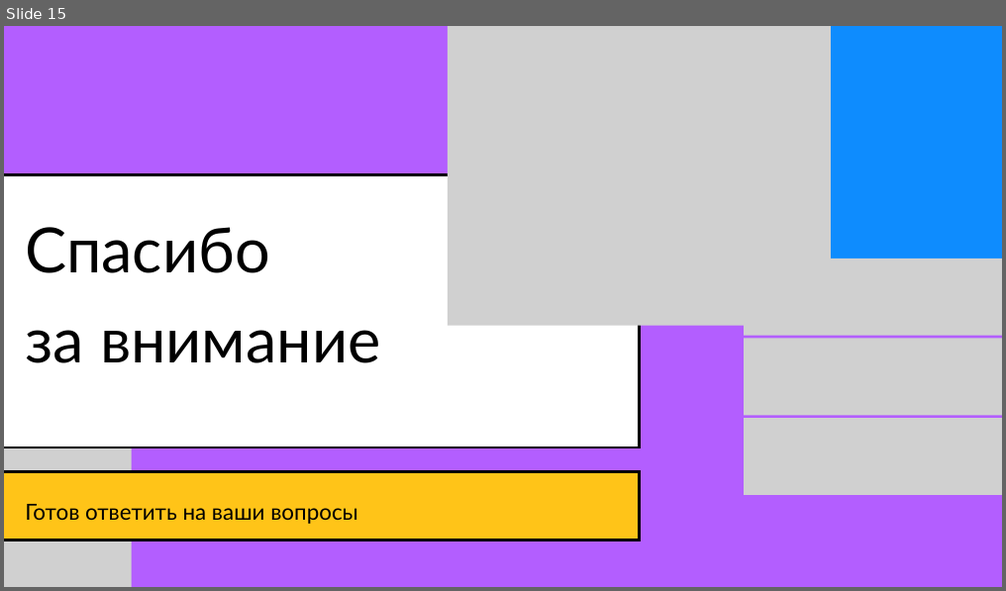
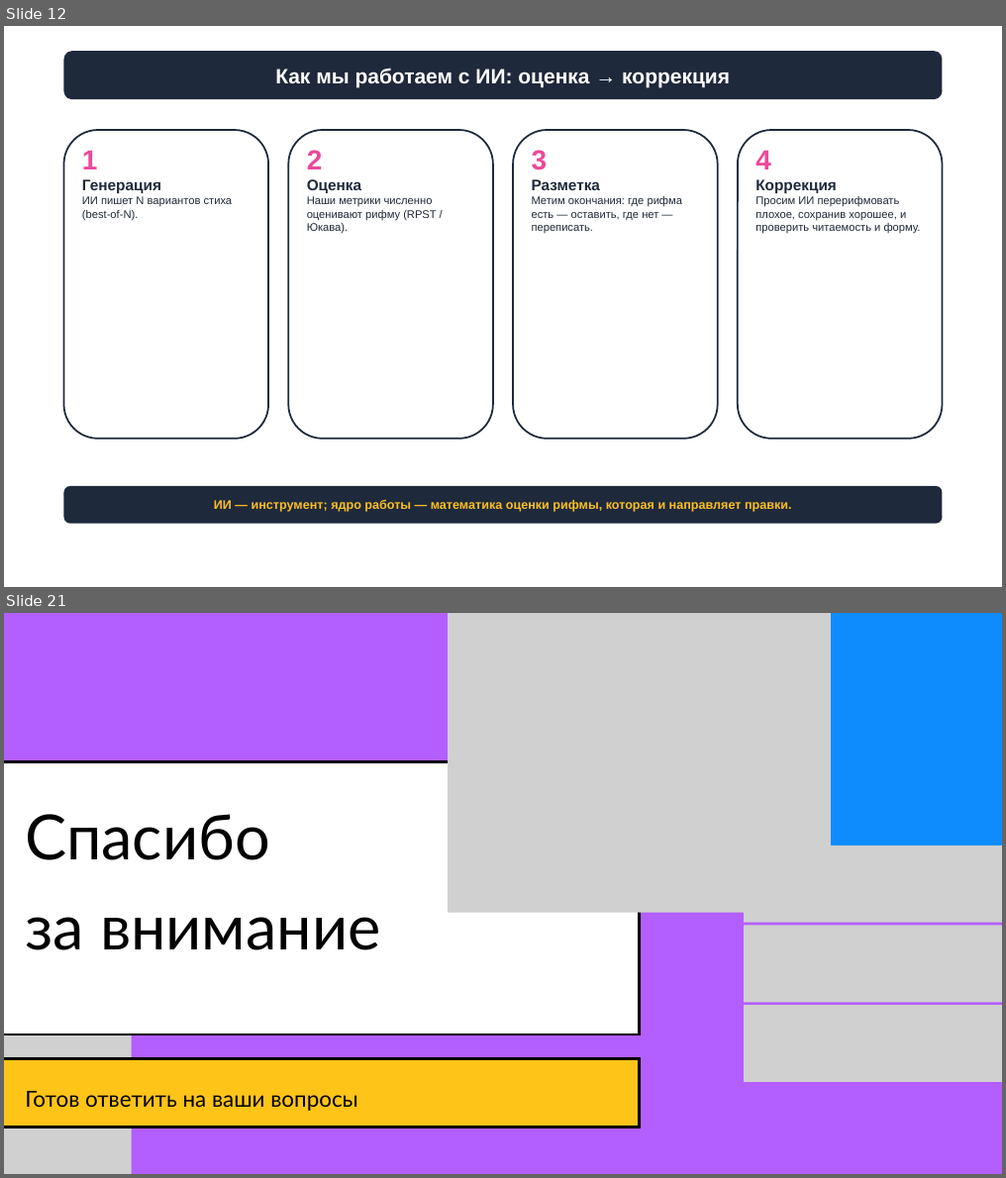
Before and after one commit to safosaffers/RussianRhymeAnalyzer, a slide deck: docs/presentation/Rhymer_presentation_final.pptx. Shown one above the other, each under a label of ours: slide 15 before the commit, slides 12 and 21 after it; the slides between them are not shown. The pictures are 1006x591 and 1006x1178 pixels, drawn with LibreOffice and Linux fonts; fonts in the diff are those of the drawing; grey boxes stand for pictures; background and template pictures are left out. Boxes give left, top, right and bottom in pixels: in the first picture for what was removed or moved away, otherwise in the second. Text is boxed around its words. In the diff, an @@ line names an element or a change of style, - is before the commit and + after.

```diff
--- a/docs/presentation/Rhymer_presentation_final.pptx
+++ b/docs/presentation/Rhymer_presentation_final.pptx
@@ slide 12 added at <box>4,26,1002,587</box>, background picture (left out) @@
@@ rounded rectangle added at <box>63,51,943,99</box>, fill #1E293B, 30 pt, text #FFFFFF, bold @@
+Как мы работаем с ИИ: оценка → коррекция
@@ rounded rectangle added at <box>63,130,268,439</box>, fill #FFFFFF, outline #1E293B 2.5 pt, 16 pt, text #1F2937 @@
+1
+Генерация
+ИИ пишет N вариантов стиха (best-of-N).
@@ rounded rectangle added at <box>288,130,493,439</box>, fill #FFFFFF, outline #1E293B 2.5 pt, 16 pt, text #1F2937 @@
+2
+Оценка
+Наши метрики численно оценивают рифму (RPST / Юкава).
@@ rounded rectangle added at <box>513,130,718,439</box>, fill #FFFFFF, outline #1E293B 2.5 pt, 16 pt, text #1F2937 @@
+3
+Разметка
+Метим окончания: где рифма есть — оставить, где нет — переписать.
@@ rounded rectangle added at <box>738,130,943,439</box>, fill #FFFFFF, outline #1E293B 2.5 pt, 16 pt, text #1F2937 @@
+4
+Коррекция
+Просим ИИ перерифмовать плохое, сохранив хорошее, и проверить читаемость и форму.
@@ rounded rectangle added at <box>63,486,943,524</box>, fill #1E293B, 18 pt, text #FBBF24, bold @@
+ИИ — инструмент; ядро работы — математика оценки рифмы, которая и направляет правки.
@@ what was slide 15 is now slide 21 @@
```
Also in this commit, not shown: 8 slides changed, 6 other slides added, 1 slide removed, 17 other files.
